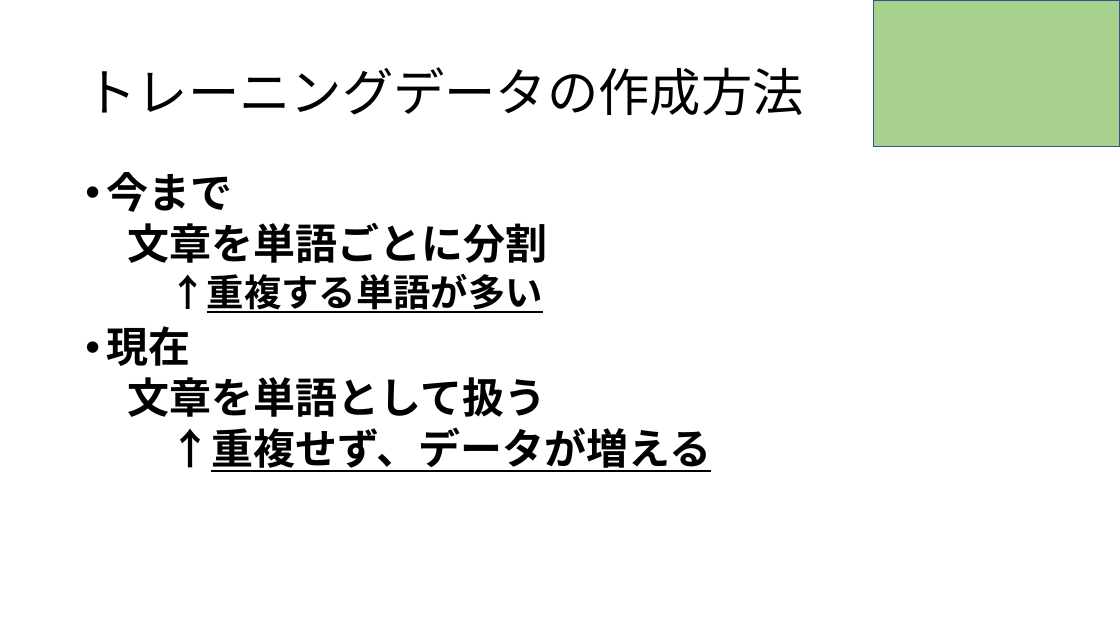
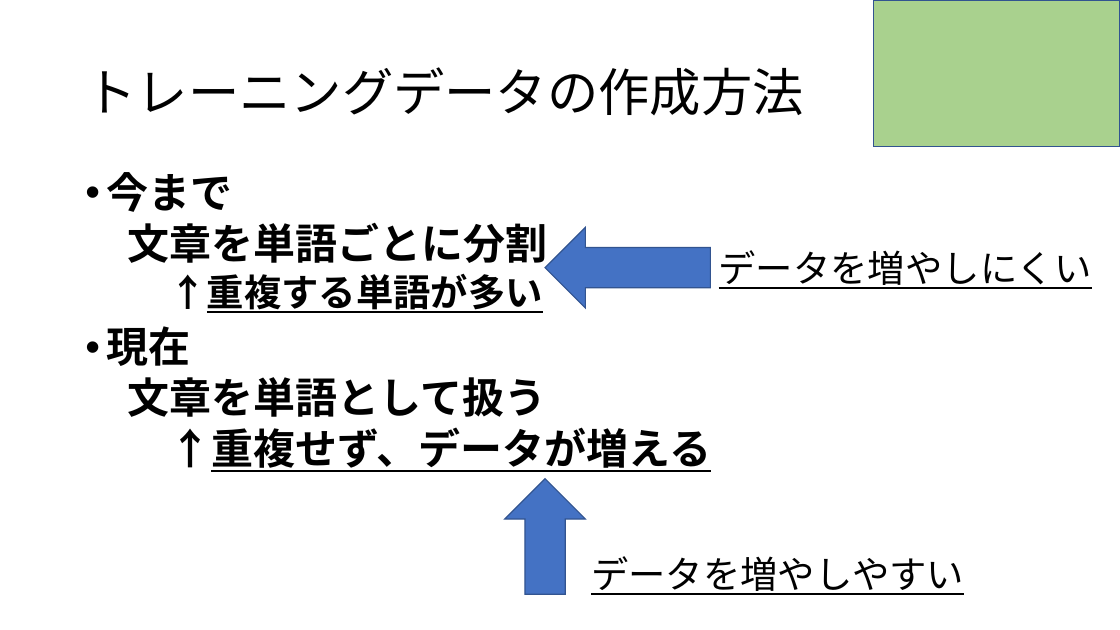
Before and after one commit to RikiishiSuzunosuke/AIspeaker_yosie, a slide deck: slide 3 of presentation/fasttext.pptx. Drawn at 1120x630 pixels with LibreOffice and Linux fonts; fonts in the diff are those of the drawing. Boxes give left, top, right and bottom in pixels: in the first picture for what was removed or moved away, otherwise in the second. Text is boxed around its words. In the diff, an @@ line names an element or a change of style, - is before the commit and + after.

```diff
--- a/presentation/fasttext.pptx
+++ b/presentation/fasttext.pptx
@@ up arrow added at [545,227,710,308], fill #4472C4, outline #325491 1 pt @@
@@ text added at [719,250,1092,289], 32 pt, text #000000, underline @@
+データを増やしにくい
@@ up arrow added at [505,479,586,594], fill #4472C4, outline #325491 1 pt @@
@@ text added at [591,556,964,595], 32 pt, text #000000, underline @@
+データを増やしやすい
```
Also in this commit, not shown: 1 other slide changed, 1 slide removed.
